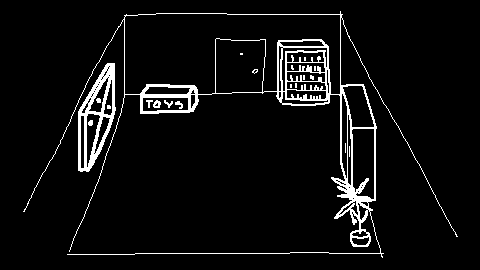
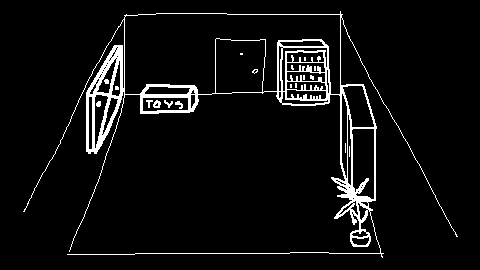
Layered file, before and after one edit (480x270). Changes by layer:
painted on "INT_Window" over 78, 45, 124, 172
